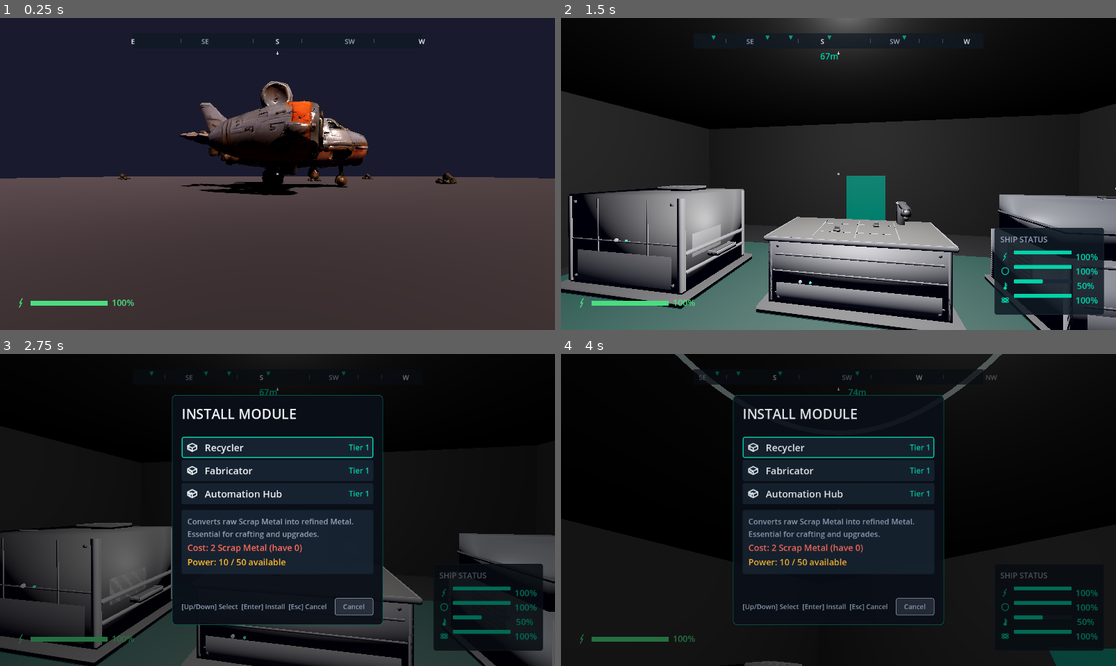
Above: before the commit, frames 1-4 (two rows, left to right).
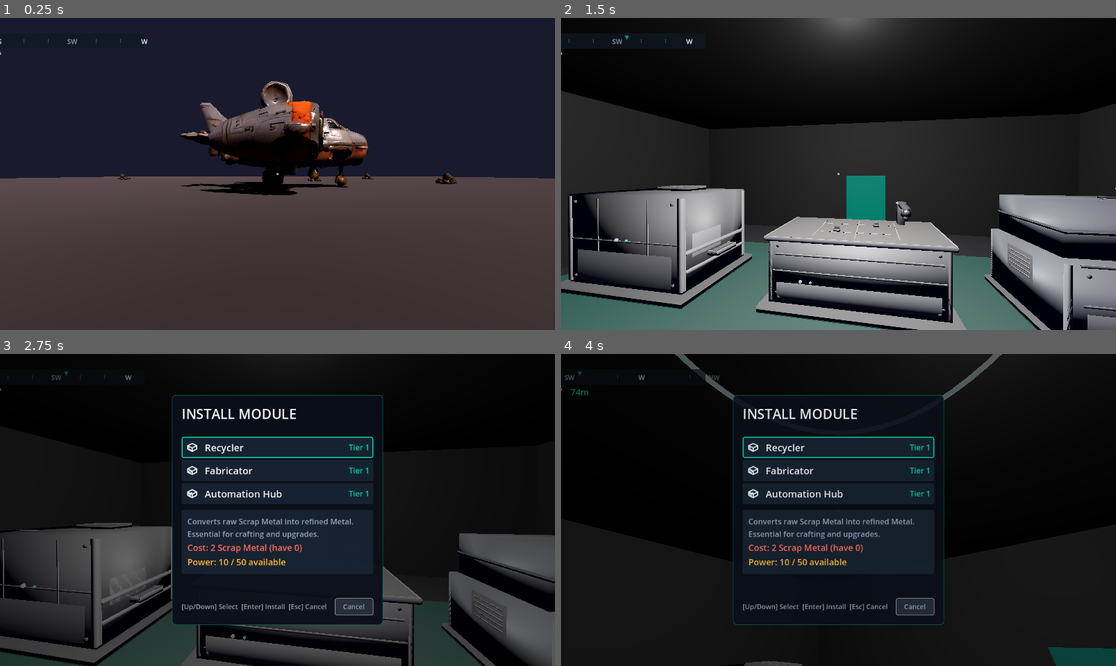
Above: after the commit, the same moments.

Repository: sqlhammer/Hammer-Forge-Studio
Game: Godot game, scene res://scenes/levels/test_world.tscn
Two runs of this game, one before a commit and one after it. Both use one fixed random seed, a clock stepped at 60 frames per second and the inputs below. The project has no main scene, so this scene is started directly.
Inputs (mouse positions are in pixels of both pictures, inside the frame that each line leads up to):
- Up to frame 1 (0.25 s): no input
- Up to frame 2 (1.5 s): tap Enter (ui_accept) at 0.5 s; move the mouse to (866, 174) at 0.52 s; hold E (interact) 0.53-1.28 s; hold W (move_forward) from 0.53 s (still down); click (866, 174) at 0.67 s; tap Space (jump) at 0.77 s; tap Q (scan) at 0.8, 1.35 s; move the mouse to (810, 174) at 1.27 s; click (810, 174) at 1.42 s
- Up to frame 3 (2.75 s): tap Space (jump) at 1.52 s; tap E (interact) at 1.55 s; move the mouse to (333, 441) at 2.02 s; release W (move_forward) at 2.03 s; hold D (move_right) from 2.03 s (still down); hold E (interact) from 2.03 s (still down); click (333, 441) at 2.17 s; tap Q (scan) at 2.3 s
- Up to frame 4 (4 s): release D (move_right) at 2.75 s; release E (interact) at 2.75 s; click "Cancel" at 2.75 s; tap Enter (ui_accept) at 3.5 s; move the mouse to (832, 516) at 3.52 s; hold W (move_forward) from 3.53 s (still down); tap Q (scan) at 3.6 s; click (832, 516) at 3.67 s; tap Space (jump) at 3.77 s; tap E (interact) at 3.8 s

The runs differ from the first frame. In frame 1, 0.4% of the frame differs, in the area x 0-77%, y 6-93%; in frame 2, 4.9%, in the area x 0-98%, y 4-96%; in frame 3, 4.0%; in frame 4, 1.4%.

Commit message:
TICKET-0117: Refactor UI panels and HUD elements as standalone instanced subscenes
Created 15 standalone .tscn scene files under game/scenes/ui/ for all UI scripts.
game_hud.tscn is a CanvasLayer root that instances all panel/element scenes as
children (7 HUD elements under HUDRoot Control, 6 overlay panels as direct
CanvasLayer children). Refactored game_hud.gd to use @onready references to
scene-instanced children with public getter methods. Updated test_world.gd to
load game_hud.tscn via preload and retrieve panel references from HUD getters.
Structural refactor only — no UI behavior, layout, or styling changes.

Co-Authored-By: Claude Haiku 4.5 <noreply@anthropic.com>

Diff:
--- /dev/null
+++ b/game/scenes/ui/automation_hub_panel.tscn
@@ -0,0 +1,6 @@
+[gd_scene load_steps=2 format=3]
+
+[ext_resource type="Script" uid="uid://bvvc1vya8yhwh" path="res://scripts/ui/automation_hub_panel.gd" id="1_ahp"]
+
+[node name="AutomationHubPanel" type="CanvasLayer"]
+script = ExtResource("1_ahp")
--- /dev/null
+++ b/game/scenes/ui/battery_bar.tscn
@@ -0,0 +1,6 @@
+[gd_scene load_steps=2 format=3]
+
+[ext_resource type="Script" uid="uid://uqmjts0j0xtv" path="res://scripts/ui/battery_bar.gd" id="1_bat"]
+
+[node name="BatteryBar" type="Control"]
+script = ExtResource("1_bat")
--- /dev/null
+++ b/game/scenes/ui/compass_bar.tscn
@@ -0,0 +1,6 @@
+[gd_scene load_steps=2 format=3]
+
+[ext_resource type="Script" uid="uid://dkatno8pe35a1" path="res://scripts/ui/compass_bar.gd" id="1_cmp"]
+
+[node name="CompassBar" type="Control"]
+script = ExtResource("1_cmp")
--- /dev/null
+++ b/game/scenes/ui/fabricator_panel.tscn
@@ -0,0 +1,6 @@
+[gd_scene load_steps=2 format=3]
+
+[ext_resource type="Script" uid="uid://dnt04kq4v8s00" path="res://scripts/ui/fabricator_panel.gd" id="1_fab"]
+
+[node name="FabricatorPanel" type="CanvasLayer"]
+script = ExtResource("1_fab")
--- /dev/null
+++ b/game/scenes/ui/game_hud.tscn
@@ -0,0 +1,54 @@
+[gd_scene load_steps=15 format=3]
+
+[ext_resource type="Script" uid="uid://q1ud6g7dowe4" path="res://scripts/ui/game_hud.gd" id="1_hud"]
+[ext_resource type="PackedScene" path="res://scenes/ui/compass_bar.tscn" id="2_cmp"]
+[ext_resource type="PackedScene" path="res://scenes/ui/mining_progress.tscn" id="3_mpg"]
+[ext_resource type="PackedScene" path="res://scenes/ui/scanner_readout.tscn" id="4_scn"]
+[ext_resource type="PackedScene" path="res://scenes/ui/battery_bar.tscn" id="5_bat"]
+[ext_resource type="PackedScene" path="res://scenes/ui/pickup_notification.tscn" id="6_pkn"]
+[ext_resource type="PackedScene" path="res://scenes/ui/mining_minigame_overlay.tscn" id="7_mgo"]
+[ext_resource type="PackedScene" path="res://scenes/ui/ship_globals_hud.tscn" id="8_sgh"]
+[ext_resource type="PackedScene" path="res://scenes/ui/inventory_screen.tscn" id="9_inv"]
+[ext_resource type="PackedScene" path="res://scenes/ui/fabricator_panel.tscn" id="10_fab"]
+[ext_resource type="PackedScene" path="res://scenes/ui/recycler_panel.tscn" id="11_rec"]
+[ext_resource type="PackedScene" path="res://scenes/ui/tech_tree_panel.tscn" id="12_ttp"]
+[ext_resource type="PackedScene" path="res://scenes/ui/automation_hub_panel.tscn" id="13_ahp"]
+[ext_resource type="PackedScene" path="res://scenes/ui/module_placement_ui.tscn" id="14_mpu"]
+
+[node name="GameHUD" type="CanvasLayer"]
+layer = 1
+script = ExtResource("1_hud")
+
+[node name="HUDRoot" type="Control" parent="."]
+anchors_preset = 15
+anchor_right = 1.0
+anchor_bottom = 1.0
+grow_horizontal = 2
+grow_vertical = 2
+mouse_filter = 2
+
+[node name="CompassBar" parent="HUDRoot" instance=ExtResource("2_cmp")]
+
+[node name="MiningProgress" parent="HUDRoot" instance=ExtResource("3_mpg")]
+
+[node name="ScannerReadout" parent="HUDRoot" instance=ExtResource("4_scn")]
+
+[node name="BatteryBar" parent="HUDRoot" instance=ExtResource("5_bat")]
+
+[node name="PickupNotifications" parent="HUDRoot" instance=ExtResource("6_pkn")]
+
+[node name="MiningMinigameOverlay" parent="HUDRoot" instance=ExtResource("7_mgo")]
+
+[node name="ShipGlobalsHUD" parent="HUDRoot" instance=ExtResource("8_sgh")]
+
+[node name="InventoryScreen" parent="." instance=ExtResource("9_inv")]
+
+[node name="FabricatorPanel" parent="." instance=ExtResource("10_fab")]
+
+[node name="RecyclerPanel" parent="." instance=ExtResource("11_rec")]
+
+[node name="TechTreePanel" parent="." instance=ExtResource("12_ttp")]
+
+[node name="AutomationHubPanel" parent="." instance=ExtResource("13_ahp")]
+
+[node name="ModulePlacementUI" parent="." instance=ExtResource("14_mpu")]
--- /dev/null
+++ b/game/scenes/ui/inventory_screen.tscn
@@ -0,0 +1,6 @@
+[gd_scene load_steps=2 format=3]
+
+[ext_resource type="Script" uid="uid://c318bgeqpt31o" path="res://scripts/ui/inventory_screen.gd" id="1_inv"]
+
+[node name="InventoryScreen" type="CanvasLayer"]
+script = ExtResource("1_inv")
--- /dev/null
+++ b/game/scenes/ui/mining_minigame_overlay.tscn
@@ -0,0 +1,6 @@
+[gd_scene load_steps=2 format=3]
+
+[ext_resource type="Script" uid="uid://cmcyh8tydlcle" path="res://scripts/ui/mining_minigame_overlay.gd" id="1_mgo"]
+
+[node name="MiningMinigameOverlay" type="Control"]
+script = ExtResource("1_mgo")
--- /dev/null
+++ b/game/scenes/ui/mining_progress.tscn
@@ -0,0 +1,6 @@
+[gd_scene load_steps=2 format=3]
+
+[ext_resource type="Script" uid="uid://bm22em53lh45" path="res://scripts/ui/mining_progress.gd" id="1_mpg"]
+
+[node name="MiningProgress" type="Control"]
+script = ExtResource("1_mpg")
--- /dev/null
+++ b/game/scenes/ui/module_placement_ui.tscn
@@ -0,0 +1,6 @@
+[gd_scene load_steps=2 format=3]
+
+[ext_resource type="Script" uid="uid://bpboblgno3i5j" path="res://scripts/ui/module_placement_ui.gd" id="1_mpu"]
+
+[node name="ModulePlacementUI" type="CanvasLayer"]
+script = ExtResource("1_mpu")
--- /dev/null
+++ b/game/scenes/ui/pickup_notification.tscn
@@ -0,0 +1,6 @@
+[gd_scene load_steps=2 format=3]
+
+[ext_resource type="Script" uid="uid://c18vr3wriewhm" path="res://scripts/ui/pickup_notification.gd" id="1_pkn"]
+
+[node name="PickupNotifications" type="VBoxContainer"]
+script = ExtResource("1_pkn")
--- /dev/null
+++ b/game/scenes/ui/recycler_panel.tscn
@@ -0,0 +1,6 @@
+[gd_scene load_steps=2 format=3]
+
+[ext_resource type="Script" uid="uid://c7udgomx88usx" path="res://scripts/ui/recycler_panel.gd" id="1_rec"]
+
+[node name="RecyclerPanel" type="CanvasLayer"]
+script = ExtResource("1_rec")
--- /dev/null
+++ b/game/scenes/ui/scanner_readout.tscn
@@ -0,0 +1,6 @@
+[gd_scene load_steps=2 format=3]
+
+[ext_resource type="Script" uid="uid://dlolpbu4bhd55" path="res://scripts/ui/scanner_readout.gd" id="1_scn"]
+
+[node name="ScannerReadout" type="PanelContainer"]
+script = ExtResource("1_scn")
--- /dev/null
+++ b/game/scenes/ui/ship_globals_hud.tscn
@@ -0,0 +1,6 @@
+[gd_scene load_steps=2 format=3]
+
+[ext_resource type="Script" uid="uid://cm2gd3f8mcibm" path="res://scripts/ui/ship_globals_hud.gd" id="1_sgh"]
+
+[node name="ShipGlobalsHUD" type="Control"]
+script = ExtResource("1_sgh")
--- /dev/null
+++ b/game/scenes/ui/ship_stats_sidebar.tscn
@@ -0,0 +1,6 @@
+[gd_scene load_steps=2 format=3]
+
+[ext_resource type="Script" uid="uid://cw0rng1g61ihn" path="res://scripts/ui/ship_stats_sidebar.gd" id="1_sss"]
+
+[node name="ShipStatsSidebar" type="PanelContainer"]
+script = ExtResource("1_sss")
--- /dev/null
+++ b/game/scenes/ui/tech_tree_panel.tscn
@@ -0,0 +1,6 @@
+[gd_scene load_steps=2 format=3]
+
+[ext_resource type="Script" uid="uid://ux2goc4qo8a2" path="res://scripts/ui/tech_tree_panel.gd" id="1_ttp"]
+
+[node name="TechTreePanel" type="CanvasLayer"]
+script = ExtResource("1_ttp")
--- a/game/scripts/levels/test_world.gd
+++ b/game/scripts/levels/test_world.gd
@@ -264,17 +264,21 @@
 	add_child(_mining)
 
 func _setup_hud() -> void:
-	# Main HUD
-	_hud = GameHUD.new()
+	# Main HUD (includes all UI panels and HUD elements as instanced subscenes)
+	var hud_scene: PackedScene = preload("res://scenes/ui/game_hud.tscn")
+	_hud = hud_scene.instantiate() as GameHUD
 	_hud.name = "HUD"
 	add_child(_hud)
 	if _camera and _first_person and _scanner and _mining:
 		_hud.setup(_camera, _first_person, _scanner, _mining)
 
-	# Inventory screen (separate CanvasLayer)
-	_inventory_screen = InventoryScreen.new()
-	_inventory_screen.name = "InventoryScreen"
-	add_child(_inventory_screen)
+	# Get panel references from the HUD
+	_inventory_screen = _hud.get_inventory_screen()
+	_module_placement_ui = _hud.get_module_placement_ui()
+	_recycler_panel = _hud.get_recycler_panel()
+	_tech_tree_panel = _hud.get_tech_tree_panel()
+	_fabricator_panel = _hud.get_fabricator_panel()
+	_automation_hub_panel = _hud.get_automation_hub_panel()
 
 func _update_recharge(delta: float) -> void:
 	if _ship_exterior and _first_person:
@@ -444,31 +448,9 @@
 		_head_lamp_light.visible = active
 
 func _setup_ship_ui() -> void:
-	# Module placement UI
-	_module_placement_ui = ModulePlacementUI.new()
-	_module_placement_ui.name = "ModulePlacementUI"
-	add_child(_module_placement_ui)
+	# Panels are instanced in game_hud.tscn; connect signals and configure
 	_module_placement_ui.module_installed.connect(_on_module_installed)
 
-	# Recycler interaction panel
-	_recycler_panel = RecyclerPanel.new()
-	_recycler_panel.name = "RecyclerPanel"
-	add_child(_recycler_panel)
-
-	# Tech tree panel
-	_tech_tree_panel = TechTreePanel.new()
-	_tech_tree_panel.name = "TechTreePanel"
-	add_child(_tech_tree_panel)
-
-	# Fabricator interaction panel
-	_fabricator_panel = FabricatorPanel.new()
-	_fabricator_panel.name = "FabricatorPanel"
-	add_child(_fabricator_panel)
-
-	# Automation Hub panel
-	_automation_hub_panel = AutomationHubPanel.new()
-	_automation_hub_panel.name = "AutomationHubPanel"
-	add_child(_automation_hub_panel)
 	_automation_hub_panel.setup(Vector3.ZERO)  # Ship position for deposit distance calculations
 	_automation_hub_panel.drone_deployed.connect(_on_drone_deployed)
 	_automation_hub_panel.drones_recalled.connect(_on_drones_recalled)
--- a/game/scripts/ui/game_hud.gd
+++ b/game/scripts/ui/game_hud.gd
@@ -3,22 +3,31 @@
 extends CanvasLayer
 
 # ── Private Variables ─────────────────────────────────────
-var _compass_bar: CompassBar = null
-var _battery_bar: BatteryBar = null
-var _scanner_readout: ScannerReadout = null
-var _mining_progress: MiningProgress = null
-var _pickup_notifications: PickupNotificationManager = null
 var _crosshair: Control = null
 var _scanner: Scanner = null
-var _ship_globals: ShipGlobalsHUD = null
-var _minigame_overlay: MiningMinigameOverlay = null
 var _mining_ref: Mining = null
+
+# ── Onready Variables ─────────────────────────────────────
+@onready var _hud_root: Control = $HUDRoot
+@onready var _compass_bar: CompassBar = $HUDRoot/CompassBar
+@onready var _battery_bar: BatteryBar = $HUDRoot/BatteryBar
+@onready var _scanner_readout: ScannerReadout = $HUDRoot/ScannerReadout
+@onready var _mining_progress: MiningProgress = $HUDRoot/MiningProgress
+@onready var _pickup_notifications: PickupNotificationManager = $HUDRoot/PickupNotifications
+@onready var _ship_globals: ShipGlobalsHUD = $HUDRoot/ShipGlobalsHUD
+@onready var _minigame_overlay: MiningMinigameOverlay = $HUDRoot/MiningMinigameOverlay
+@onready var _inventory_screen: InventoryScreen = $InventoryScreen
+@onready var _fabricator_panel: FabricatorPanel = $FabricatorPanel
+@onready var _recycler_panel: RecyclerPanel = $RecyclerPanel
+@onready var _tech_tree_panel: TechTreePanel = $TechTreePanel
+@onready var _automation_hub_panel: AutomationHubPanel = $AutomationHubPanel
+@onready var _module_placement_ui: ModulePlacementUI = $ModulePlacementUI
 
 # ── Built-in Virtual Methods ──────────────────────────────
 
 func _ready() -> void:
 	layer = 1
-	_build_hud()
+	_setup_hud_positions()
 
 func _process(_delta: float) -> void:
 	# Show readout for already-analyzed deposits when aimed at
@@ -82,68 +91,72 @@
 	if _ship_globals:
 		_ship_globals.set_ship_visible(show)
 
+## Returns the inventory screen.
+func get_inventory_screen() -> InventoryScreen:
+	return _inventory_screen
+
+## Returns the fabricator panel.
+func get_fabricator_panel() -> FabricatorPanel:
+	return _fabricator_panel
+
+## Returns the recycler panel.
+func get_recycler_panel() -> RecyclerPanel:
+	return _recycler_panel
+
+## Returns the tech tree panel.
+func get_tech_tree_panel() -> TechTreePanel:
+	return _tech_tree_panel
+
+## Returns the automation hub panel.
+func get_automation_hub_panel() -> AutomationHubPanel:
+	return _automation_hub_panel
+
+## Returns the module placement UI.
+func get_module_placement_ui() -> ModulePlacementUI:
+	return _module_placement_ui
+
 # ── Private Methods ───────────────────────────────────────
 
-func _build_hud() -> void:
-	# Root control that fills the screen
-	var root := Control.new()
-	root.set_anchors_preset(Control.PRESET_FULL_RECT)
-	root.mouse_filter = Control.MOUSE_FILTER_IGNORE
-	add_child(root)
-
+func _setup_hud_positions() -> void:
 	# Compass bar — top center
-	_compass_bar = CompassBar.new()
 	_compass_bar.set_anchors_preset(Control.PRESET_CENTER_TOP)
 	_compass_bar.position = Vector2(-CompassBar.COMPASS_WIDTH / 2.0, 32)
-	root.add_child(_compass_bar)
-
-	# Crosshair — center dot
+
+	# Crosshair — center dot (only element still created programmatically)
 	_crosshair = _create_crosshair()
 	_crosshair.set_anchors_preset(Control.PRESET_CENTER)
 	_crosshair.position = Vector2(-2, -2)
-	root.add_child(_crosshair)
+	_hud_root.add_child(_crosshair)
 
 	# Mining progress — center, below crosshair
-	_mining_progress = MiningProgress.new()
 	_mining_progress.set_anchors_preset(Control.PRESET_CENTER)
 	_mining_progress.position = Vector2(-MiningProgress.BAR_WIDTH / 2.0, 60)
-	root.add_child(_mining_progress)
 
 	# Scanner readout — center-right
-	_scanner_readout = ScannerReadout.new()
 	_scanner_readout.anchor_left = 1.0
 	_scanner_readout.anchor_right = 1.0
 	_scanner_readout.anchor_top = 0.5
 	_scanner_readout.anchor_bottom = 0.5
 	_scanner_readout.position = Vector2(-ScannerReadout.READOUT_WIDTH - 80, -160)
-	root.add_child(_scanner_readout)
 
 	# Battery bar — bottom-left
-	_battery_bar = BatteryBar.new()
 	_battery_bar.set_anchors_preset(Control.PRESET_BOTTOM_LEFT)
 	_battery_bar.position = Vector2(32, -BatteryBar.TOTAL_HEIGHT - 32)
-	root.add_child(_battery_bar)
 
 	# Pickup notifications — center-right, stacking
-	_pickup_notifications = PickupNotificationManager.new()
 	_pickup_notifications.anchor_left = 1.0
 	_pickup_notifications.anchor_right = 1.0
 	_pickup_notifications.anchor_top = 0.5
 	_pickup_notifications.anchor_bottom = 0.5
 	_pickup_notifications.position = Vector2(-PickupNotificationManager.TOAST_WIDTH - 32, 0)
-	root.add_child(_pickup_notifications)
 
 	# Minigame overlay — center, between crosshair and mining progress
-	_minigame_overlay = MiningMinigameOverlay.new()
 	_minigame_overlay.set_anchors_preset(Control.PRESET_CENTER)
 	_minigame_overlay.position = Vector2(-MiningMinigameOverlay.OVERLAY_WIDTH / 2.0, 10)
-	root.add_child(_minigame_overlay)
 
 	# Ship globals — bottom-right (hidden by default, shown when inside ship)
-	_ship_globals = ShipGlobalsHUD.new()
 	_ship_globals.set_anchors_preset(Control.PRESET_BOTTOM_RIGHT)
 	_ship_globals.position = Vector2(-ShipGlobalsHUD.PANEL_WIDTH - 32, -ShipGlobalsHUD.PANEL_HEIGHT - 32)
-	root.add_child(_ship_globals)
 
 func _create_crosshair() -> Control:
 	var dot := ColorRect.new()
Not shown, changed: tickets/m7/TICKET-0117.md
